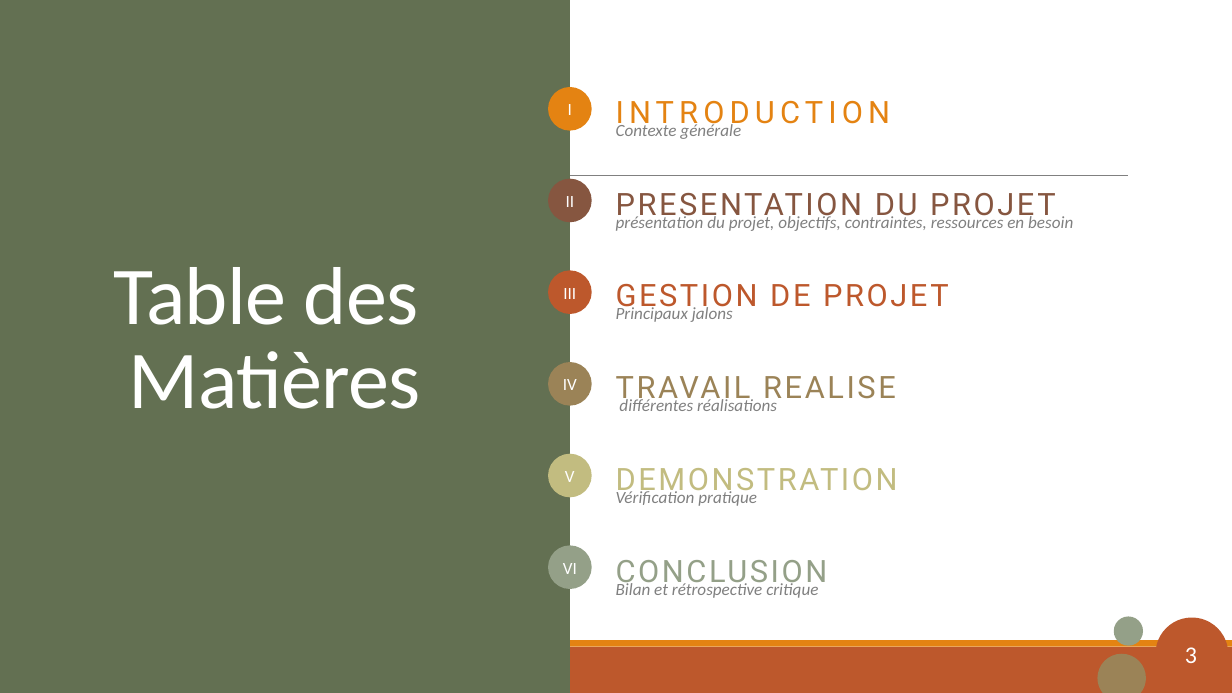
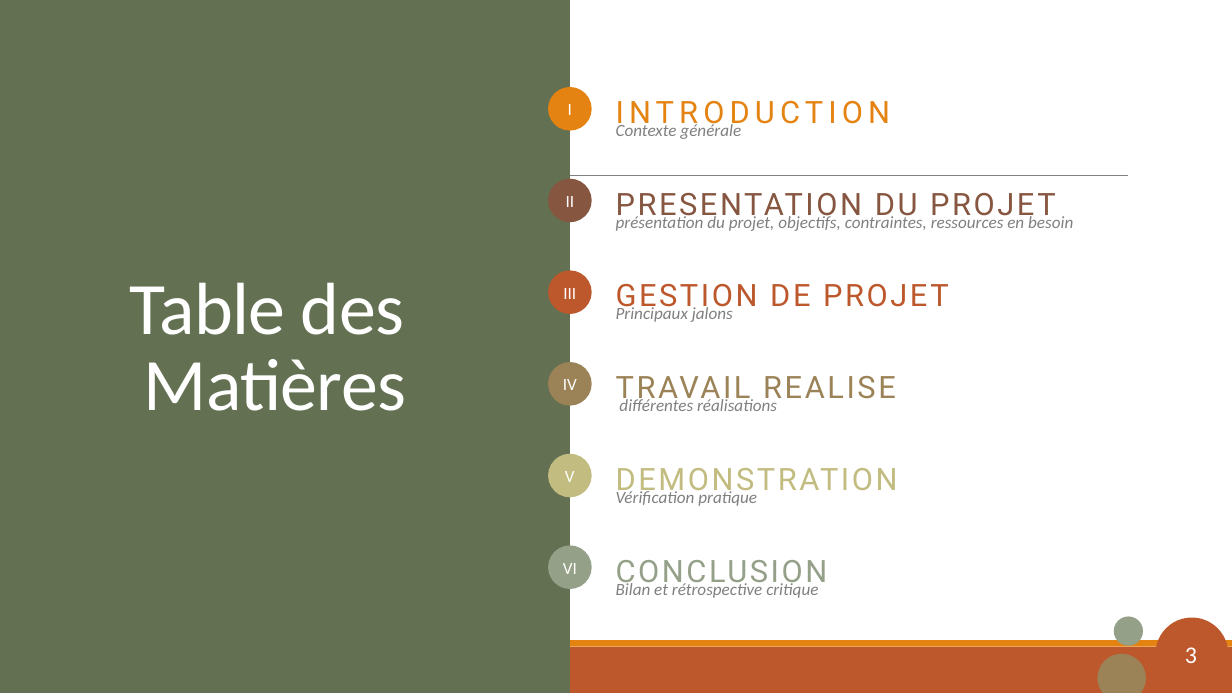
Before and after one commit to Paul-henry662/projet-ige487, a slide deck: slide 3 of presentation_finale.pptx. Drawn at 1232x693 pixels with LibreOffice and Linux fonts; fonts in the diff are those of the drawing. Boxes give left, top, right and bottom in pixels: in the first picture for what was removed or moved away, otherwise in the second. Text is boxed around its words. In the diff, an @@ line names an element or a change of style, - is before the commit and + after.

```diff
--- a/presentation_finale.pptx
+++ b/presentation_finale.pptx
@@ title "Table des Matières" at (x1=130, y1=282, x2=407, y2=411): size 96 to 86.4 pt @@
```
Also in this commit, not shown: 2 other slides changed, 29 other files.
